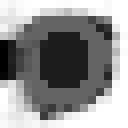
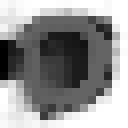
Revision of a layered 128px x 128px image; what changed, layer by layer:
painted on "Background" over [8, 24, 96, 104]
